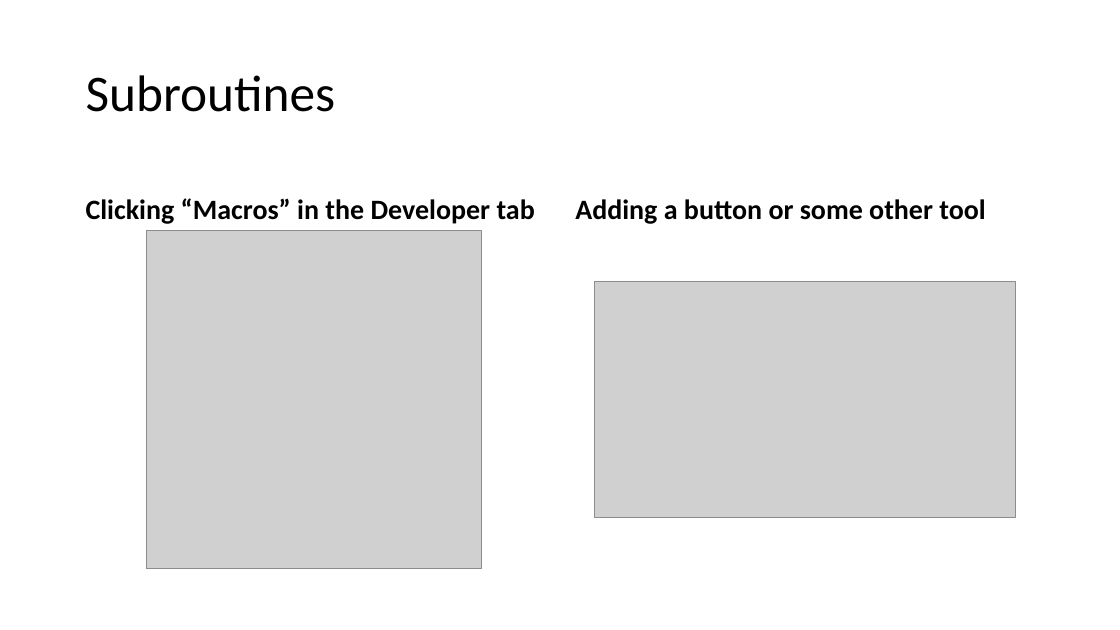
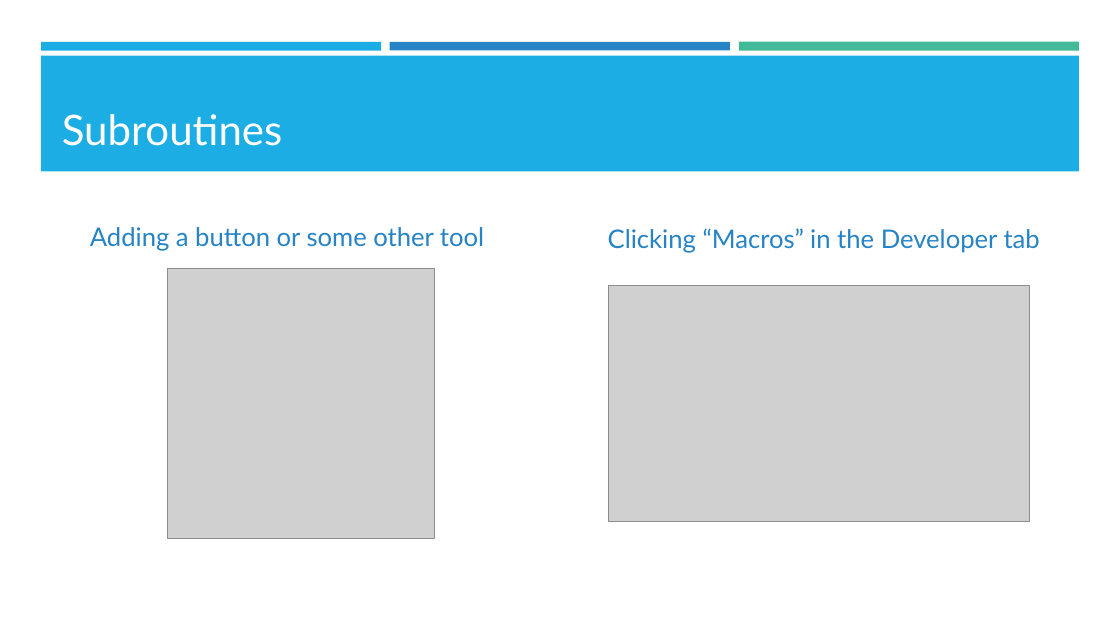
Before and after one commit to kzhu98/kzhu98.github.io, a slide deck: slide 12 of projects/BASWorkshops/Excel_III/Excel_III_Slides.pptx. Drawn at 1120x630 pixels with LibreOffice and Linux fonts; fonts in the diff are those of the drawing; grey boxes stand for pictures; background and template pictures are left out. Boxes give left, top, right and bottom in pixels: in the first picture for what was removed or moved away, otherwise in the second. Text is boxed around its words. In the diff, an @@ line names an element or a change of style, - is before the commit and + after.

```diff
--- a/projects/BASWorkshops/Excel_III/Excel_III_Slides.pptx
+++ b/projects/BASWorkshops/Excel_III/Excel_III_Slides.pptx
@@ rectangle added at [41, 42, 381, 50], fill #1CADE4 @@
@@ rectangle added at [41, 55, 1080, 171], fill #1CADE4 @@
@@ rectangle added at [390, 42, 730, 50], fill #2683C6 @@
@@ rectangle added at [739, 42, 1079, 51], fill #42BA97 @@
@@ title "Subroutines": place and size @@
-title "Subroutines" at [86, 75, 336, 112]
+title "Subroutines" at [62, 114, 282, 146]
@@ title "Subroutines" at [62, 114, 282, 146]: size 44 to 36 pt, font Calibri to Lato, text colour #000000 to #FFFFFF; line spacing 0.9 to 1; vertical alignment middle to bottom @@
@@ text "Adding a button or some ..." at [90, 227, 484, 251]: size 24 to 22 pt, font Calibri to Lato, text colour #000000 to #2683C6, bold off; line spacing 0.9 to 1 @@
@@ text "Adding a button or some ...": place and size @@
-text "Adding a button or some ..." at [575, 199, 985, 224]
+text "Adding a button or some ..." at [90, 227, 484, 251]
@@ text "Clicking “Macros” in the Developer ...": place and size @@
-text "Clicking “Macros” in the Developer ..." at [86, 198, 535, 224]
+text "Clicking “Macros” in the Developer ..." at [608, 228, 1040, 253]
@@ text "Clicking “Macros” in the Developer ..." at [608, 228, 1040, 253]: size 24 to 22 pt, font Calibri to Lato, text colour #000000 to #2683C6, bold off; line spacing 0.9 to 1 @@
@@ picture: place and size @@
-picture at [146, 230, 482, 569]
+picture at [167, 269, 434, 539]
@@ picture: place and size @@
-picture at [595, 281, 1016, 518]
+picture at [608, 286, 1029, 522]
```
Also in this commit, not shown: 22 other slides changed, 4 other files.
